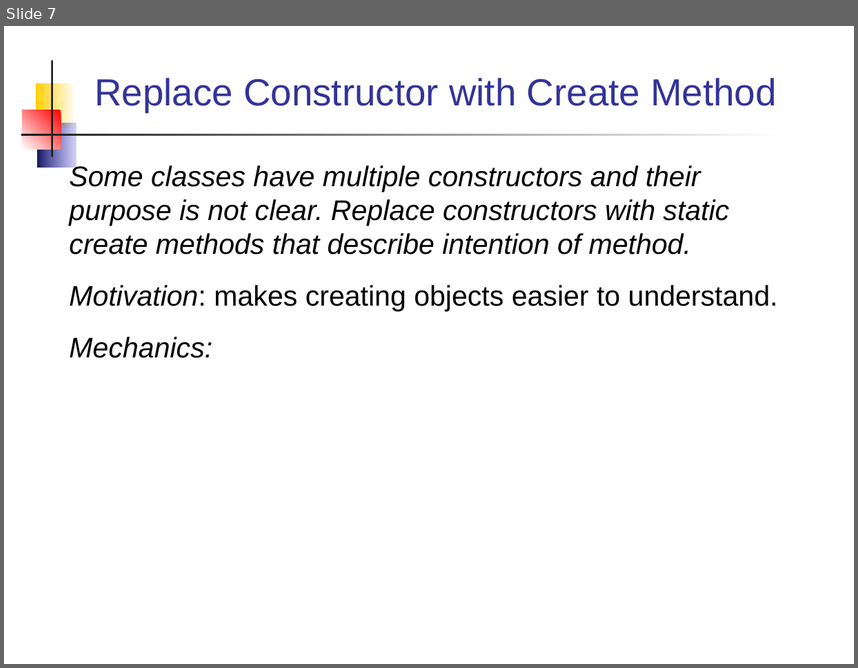
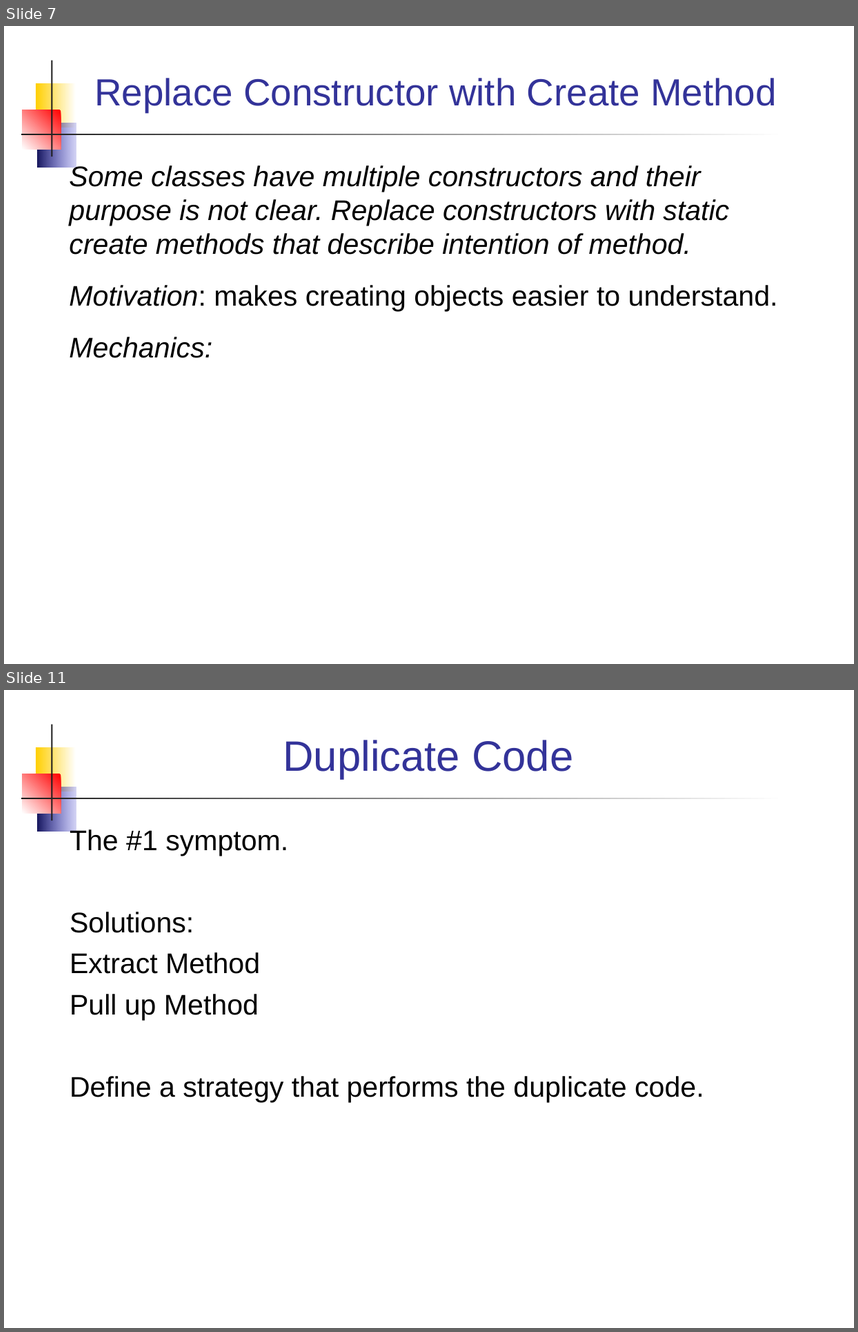
Before and after one commit to jbrucker/SoftwareProcess, a slide deck: week12/Refactoring Patterns.ppt. Shown one above the other, each under a label of ours: slide 7 before the commit, slides 7 and 11 after it; the slides between them are not shown. The pictures are 858x668 and 858x1332 pixels, drawn with LibreOffice and Linux fonts; fonts in the diff are those of the drawing. Boxes give left, top, right and bottom in pixels: in the first picture for what was removed or moved away, otherwise in the second. Text is boxed around its words. In the diff, an @@ line names an element or a change of style, - is before the commit and + after.

```diff
--- a/week12/Refactoring Patterns.ppt
+++ b/week12/Refactoring Patterns.ppt
@@ slide 11 added at (4, 690, 854, 1328), background #FFFFFF; not listed: 5 template elements that a slide beside it also shows @@
@@ title added at (283, 740, 573, 778), 36 pt, text #333399 @@
+Duplicate Code
@@ text added at (70, 827, 704, 1102), 24 pt, text #000000 @@
+The #1 symptom.
+Solutions:
+Extract Method
+Pull up Method
+Define a strategy that performs the duplicate code.
```
Also in this commit, not shown: 2 slides changed, 8 other slides added, 26 other files.
